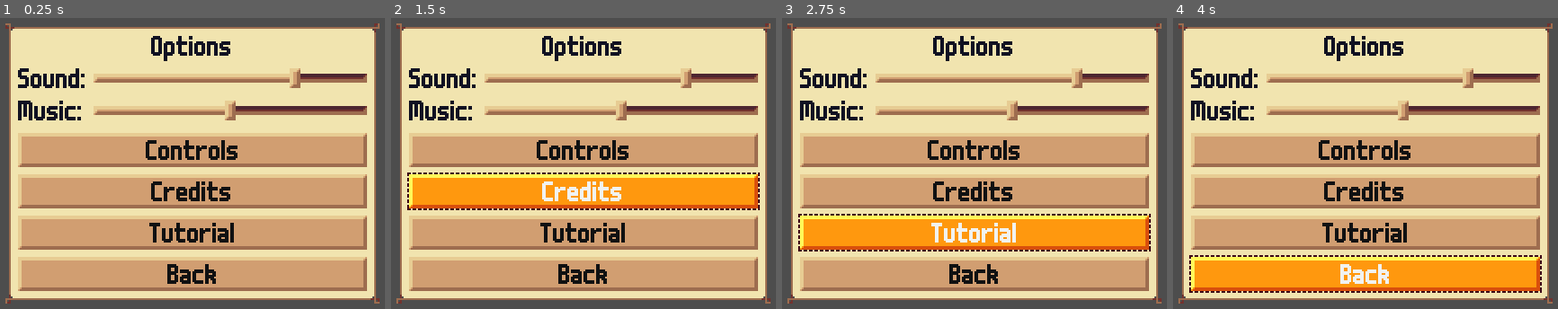
Above: before the commit, frames 1-4 (left to right).
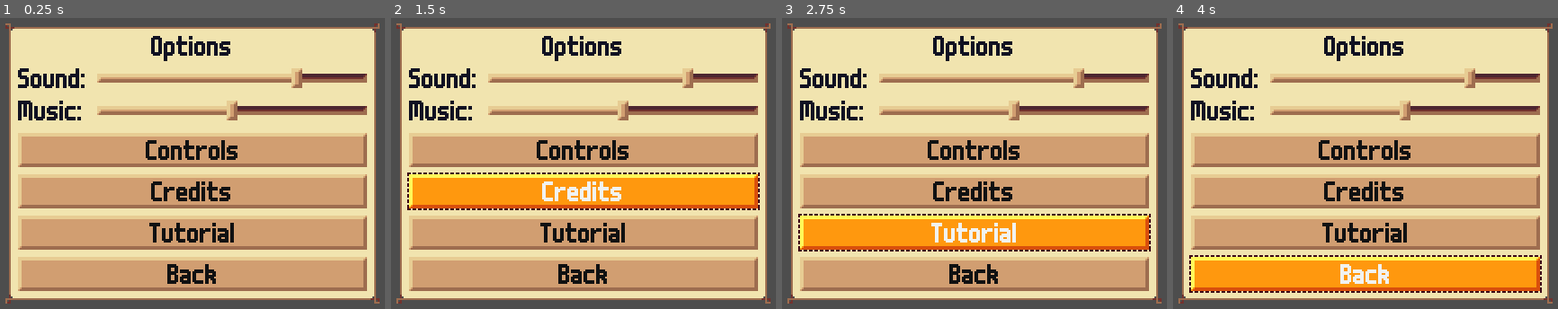
Above: after the commit, the same moments.

Repository: krobbi/afrogalypse
Game: Godot game, scene res://gui/cards/options_gui_card.tscn
Two runs of this game, one before a commit and one after it. Both use one fixed random seed, a clock stepped at 60 frames per second and the inputs below. This scene is started directly instead of the project's main scene.
Inputs:
- Up to frame 1 (0.25 s): no input
- Up to frame 2 (1.5 s): click "Controls" at 0.5 s; click "Credits" at 1.25 s
- Up to frame 3 (2.75 s): click "Tutorial" at 2 s
- Up to frame 4 (4 s): click "Back" at 2.75 s; hold D (steer_right) from 3.53 s (still down); tap 0 at 3.6 s

The runs differ from the first frame. In frame 1, 0.3% of the frame differs, in the area x 24-79%, y 17-36%; in frame 2, 0.3%; in frame 3, 0.3%; in frame 4, 0.3%.

Commit message:
Add volume slider widget

Diff:
--- a/autoloads/audio_manager/audio_manager.gd
+++ b/autoloads/audio_manager/audio_manager.gd
@@ -22,6 +22,13 @@
 	create_tween().tween_property(_music_player, "volume_db", 0.0, 1.0)
 
 
+## Get an audio bus' name from its key.
+func get_bus_name(key: String) -> String:
+	assert(key in _buses, "Audio bus '%s' does not exist." % key)
+
+	return AudioServer.get_bus_name(_buses[key])
+
+
 ## Set an audio bus' volume from its key.
 func _set_bus_volume(value: float, key: String) -> void:
 	if value >= 0.0 and value <= 100.0:
--- a/gui/cards/options_gui_card.gd
+++ b/gui/cards/options_gui_card.gd
@@ -2,40 +2,7 @@
 class_name OptionsGUICard
 extends GUICard
 
-## The [HSlider] to control the sound volume with.
-@onready var _sound_slider: HSlider = $VBoxContainer/GridContainer/SoundSlider
-
-## The [HSlider] to control the music volume with.
-@onready var _music_slider: HSlider = $VBoxContainer/GridContainer/MusicSlider
-
-## The [AudioStreamPlayer] to play when the sound volume changes.
-@onready var _blip_player: AudioStreamPlayer = $BlipPlayer
-
 ## Run when the options GUI card is ready. Notify the game that the main menu is
-## not active and connect the volume [HSlider]s to updating the volume config.
+## not active.
 func _ready() -> void:
 	Global.is_main_card = false
-	_sound_slider.value = Config.get_float("volume/sound")
-	_sound_slider.value_changed.connect(_on_sound_slider_value_changed)
-	_music_slider.value = Config.get_float("volume/music")
-	_music_slider.value_changed.connect(_on_music_slider_value_changed)
-
-
-## Run when the options GUI card exits the scene tree. Disconnect the volume
-## [HSlider]s from updating the volume config.
-func _exit_tree() -> void:
-	_sound_slider.value_changed.disconnect(_on_sound_slider_value_changed)
-	_music_slider.value_changed.disconnect(_on_music_slider_value_changed)
-
-
-## Run when the sound volume [HSlider] is changed. Update the sound volume
-## config and play a blip sound.
-func _on_sound_slider_value_changed(value: float) -> void:
-	Config.set_int("volume/sound", int(value))
-	_blip_player.play()
-
-
-## Run when the music volume [HSlider] is changed. Update the music volume
-## config.
-func _on_music_slider_value_changed(value: float) -> void:
-	Config.set_int("volume/music", int(value))
--- a/gui/cards/options_gui_card.tscn
+++ b/gui/cards/options_gui_card.tscn
@@ -1,8 +1,9 @@
-[gd_scene load_steps=4 format=3 uid="uid://dnjoq3cue8j2c"]
+[gd_scene load_steps=5 format=3 uid="uid://dnjoq3cue8j2c"]
 
 [ext_resource type="PackedScene" uid="uid://deche81a76i5" path="res://gui/gui_card.tscn" id="1_kqotr"]
 [ext_resource type="Script" path="res://gui/cards/options_gui_card.gd" id="2_xv3dp"]
 [ext_resource type="AudioStream" uid="uid://ck8yg1glcuwmk" path="res://resources/audio/gui/card/blip.ogg" id="3_bi6us"]
+[ext_resource type="PackedScene" uid="uid://b23kmeeyw2xl4" path="res://gui/widgets/volume_slider.tscn" id="3_v6xge"]
 
 [node name="OptionsGUICard" instance=ExtResource("1_kqotr")]
 script = ExtResource("2_xv3dp")
@@ -12,42 +13,28 @@
 text = "heading.options"
 horizontal_alignment = 1
 
-[node name="GridContainer" type="GridContainer" parent="VBoxContainer" index="1"]
+[node name="SoundSlider" parent="VBoxContainer" index="1" instance=ExtResource("3_v6xge")]
 layout_mode = 2
-columns = 2
+_key = "sound"
+_is_focus = true
 
-[node name="SoundLabel" type="Label" parent="VBoxContainer/GridContainer" index="0"]
+[node name="MusicSlider" parent="VBoxContainer" index="2" instance=ExtResource("3_v6xge")]
 layout_mode = 2
-text = "slider.sound"
+_key = "music"
 
-[node name="SoundSlider" type="HSlider" parent="VBoxContainer/GridContainer" index="1" groups=["focus"]]
-layout_mode = 2
-step = 5.0
-value = 75.0
-
-[node name="MusicLabel" type="Label" parent="VBoxContainer/GridContainer" index="2"]
-layout_mode = 2
-text = "slider.music"
-
-[node name="MusicSlider" type="HSlider" parent="VBoxContainer/GridContainer" index="3"]
-layout_mode = 2
-size_flags_horizontal = 3
-step = 5.0
-value = 50.0
-
-[node name="ControlsButton" type="Button" parent="VBoxContainer" index="2"]
+[node name="ControlsButton" type="Button" parent="VBoxContainer" index="3"]
 layout_mode = 2
 text = "button.controls"
 
-[node name="CreditsButton" type="Button" parent="VBoxContainer" index="3"]
+[node name="CreditsButton" type="Button" parent="VBoxContainer" index="4"]
 layout_mode = 2
 text = "button.credits"
 
-[node name="TutorialButton" type="Button" parent="VBoxContainer" index="4"]
+[node name="TutorialButton" type="Button" parent="VBoxContainer" index="5"]
 layout_mode = 2
 text = "button.tutorial"
 
-[node name="BackButton" type="Button" parent="VBoxContainer" index="5"]
+[node name="BackButton" type="Button" parent="VBoxContainer" index="6"]
 layout_mode = 2
 text = "button.back"
 
--- /dev/null
+++ b/gui/widgets/volume_slider.gd
@@ -0,0 +1,33 @@
+## A GUI widget that controls the volume of an audio bus.
+class_name VolumeSlider
+extends HBoxContainer
+
+## The key of the audio bus to control.
+@export var _key: String
+
+## Whether the volume slider should be a focus.
+@export var _is_focus: bool = false
+
+## The volume slider's [HSlider].
+@onready var _slider: HSlider = $Slider
+
+## The [AudioStreamPlayer] to play when the volume slider's value is changed.
+@onready var _blip_player: AudioStreamPlayer = $BlipPlayer
+
+## Run when the volume slider is ready. Initialize the volume slider's
+## [Control]s and subscribe the volume slider to the config data.
+func _ready() -> void:
+	$Label.text = "slider.volume.%s" % _key
+
+	if _is_focus:
+		_slider.add_to_group("focus")
+
+	_blip_player.bus = AudioManager.get_bus_name(_key)
+	_slider.set_value_no_signal(Config.get_float("volume/%s" % _key))
+
+
+## Emitted when the volume sliders [HSlider] changes. Set the configured audio
+## bus' volume and play a blip sound.
+func _on_slider_value_changed(value: float) -> void:
+	Config.set_int("volume/%s" % _key, int(value))
+	_blip_player.play()
--- /dev/null
+++ b/gui/widgets/volume_slider.tscn
@@ -0,0 +1,29 @@
+[gd_scene load_steps=4 format=3 uid="uid://b23kmeeyw2xl4"]
+
+[ext_resource type="Theme" uid="uid://4g6q0qitk4oc" path="res://resources/themes/default_theme.tres" id="1_jwxxi"]
+[ext_resource type="Script" path="res://gui/widgets/volume_slider.gd" id="1_kyl0x"]
+[ext_resource type="AudioStream" uid="uid://ck8yg1glcuwmk" path="res://resources/audio/gui/card/blip.ogg" id="3_dqchj"]
+
+[node name="VolumeSlider" type="HBoxContainer"]
+anchors_preset = 10
+anchor_right = 1.0
+grow_horizontal = 2
+theme = ExtResource("1_jwxxi")
+script = ExtResource("1_kyl0x")
+metadata/_edit_lock_ = true
+
+[node name="Label" type="Label" parent="."]
+custom_minimum_size = Vector2(40, 0)
+layout_mode = 2
+text = "Volume:"
+
+[node name="Slider" type="HSlider" parent="."]
+layout_mode = 2
+size_flags_horizontal = 3
+step = 5.0
+value = 50.0
+
+[node name="BlipPlayer" type="AudioStreamPlayer" parent="."]
+stream = ExtResource("3_dqchj")
+
+[connection signal="value_changed" from="Slider" to="." method="_on_slider_value_changed"]
--- a/resources/translations/text.csv
+++ b/resources/translations/text.csv
@@ -31,8 +31,8 @@
 heading.game_over,"Game Over"
 heading.options,"Options"
 heading.tutorial,"Tutorial"
-slider.music,"Music:"
-slider.sound,"Sound:"
+slider.volume.music,"Music:"
+slider.volume.sound,"Sound:"
 tutorial.boosting.control,"Space / Z:\nBoost"
 tutorial.boosting.use_energy,"Or you can use energy for\na boost."
 tutorial.dodging.avoid_frogs,"Beware of crossing frogs.\nThey will damage your car."
Binary file changed: resources/translations/text.en.translation
